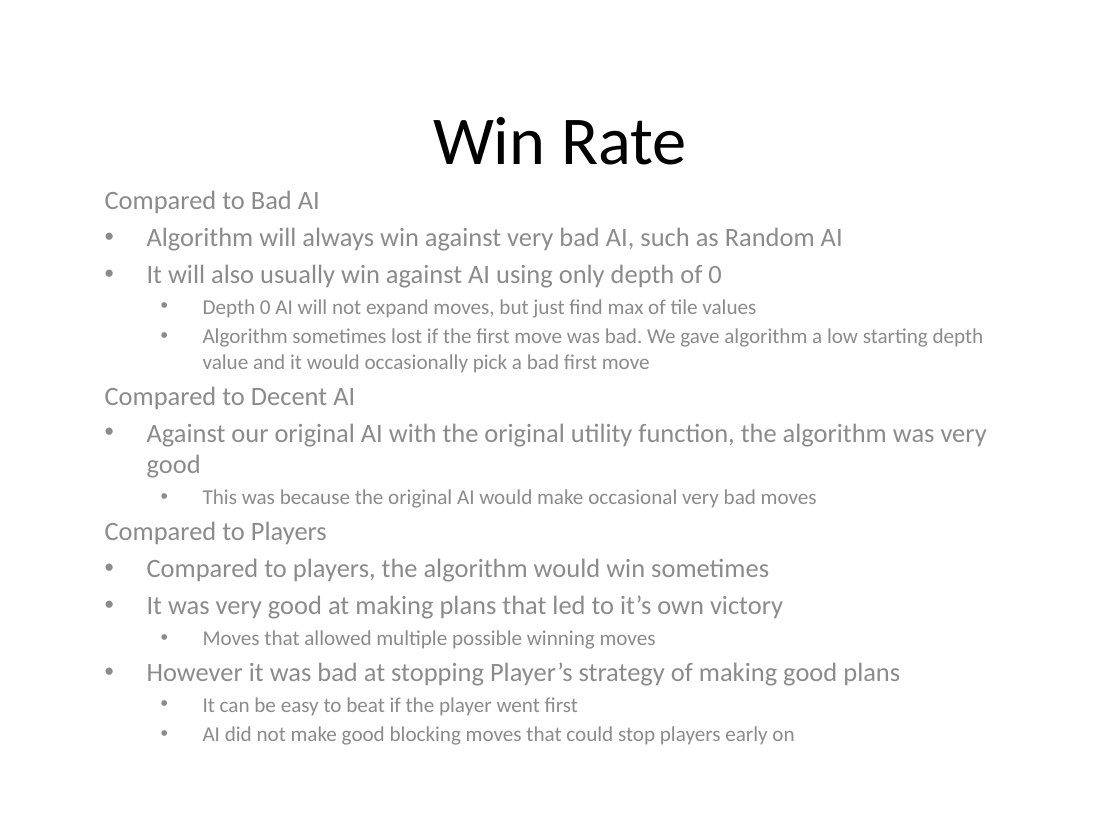
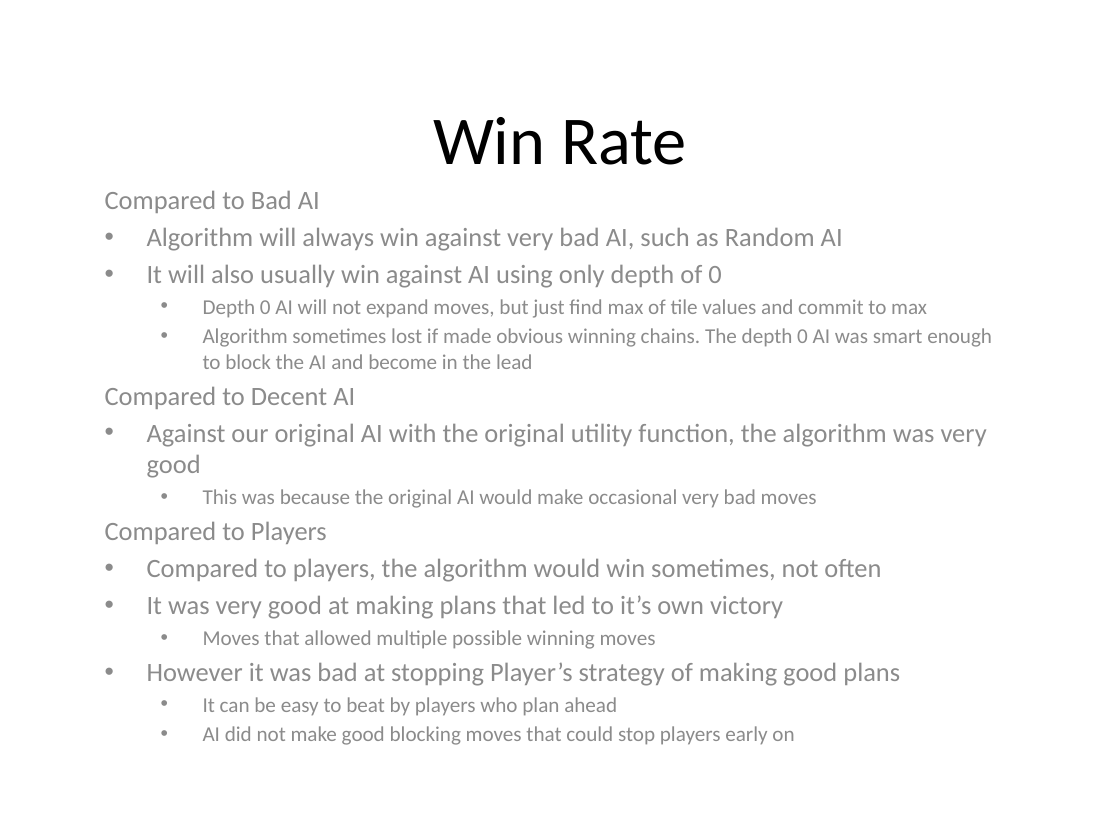
Before and after one commit to yangjiao2/271AIgame, a slide deck: slide 12 of Presentation.pptx. Drawn at 1120x840 pixels with LibreOffice and Linux fonts; fonts in the diff are those of the drawing. Boxes give left, top, right and bottom in pixels: in the first picture for what was removed or moved away, otherwise in the second. Text is boxed around its words. In the diff, an @@ line names an element or a change of style, - is before the commit and + after.

Commit message:
changes to presentation and win rate

```diff
--- a/Presentation.pptx
+++ b/Presentation.pptx
@@ subtitle at <box>203,299,992,369</box>: text changed @@
-  • Depth 0 AI will not expand moves, but just find max of tile values
-  • Algorithm sometimes lost if the first move was bad. We gave algorithm a low starting depth value and it would occasionally pick a bad first move
+  • Depth 0 AI will not expand moves, but just find max of tile values and commit to max
+  • Algorithm sometimes lost if made obvious winning chains. The depth 0 AI was smart enough to block the AI and become in the lead
@@ subtitle at <box>147,558,881,582</box>: text changed @@
-• Compared to players, the algorithm would win sometimes
+• Compared to players, the algorithm would win sometimes, not often
@@ subtitle at <box>203,697,617,716</box>: text changed @@
-  • It can be easy to beat if the player went first
+  • It can be easy to beat by players who plan ahead
```
Also in this commit, not shown: 4 other slides changed, 2 other files.
